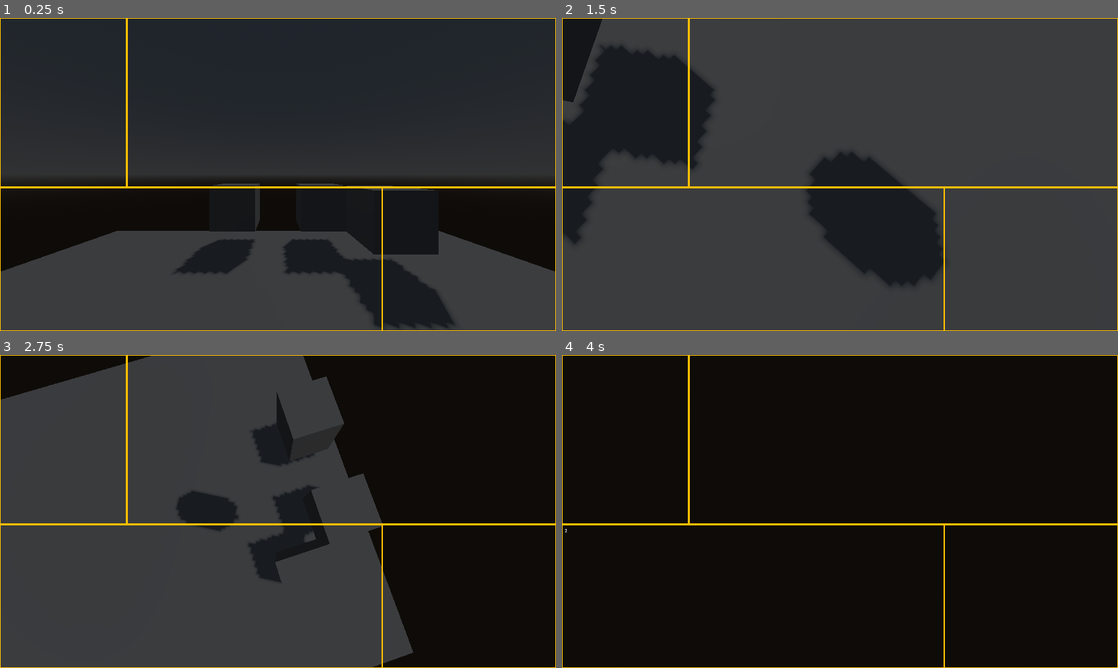
Above: before the commit, frames 1-4 (two rows, left to right).
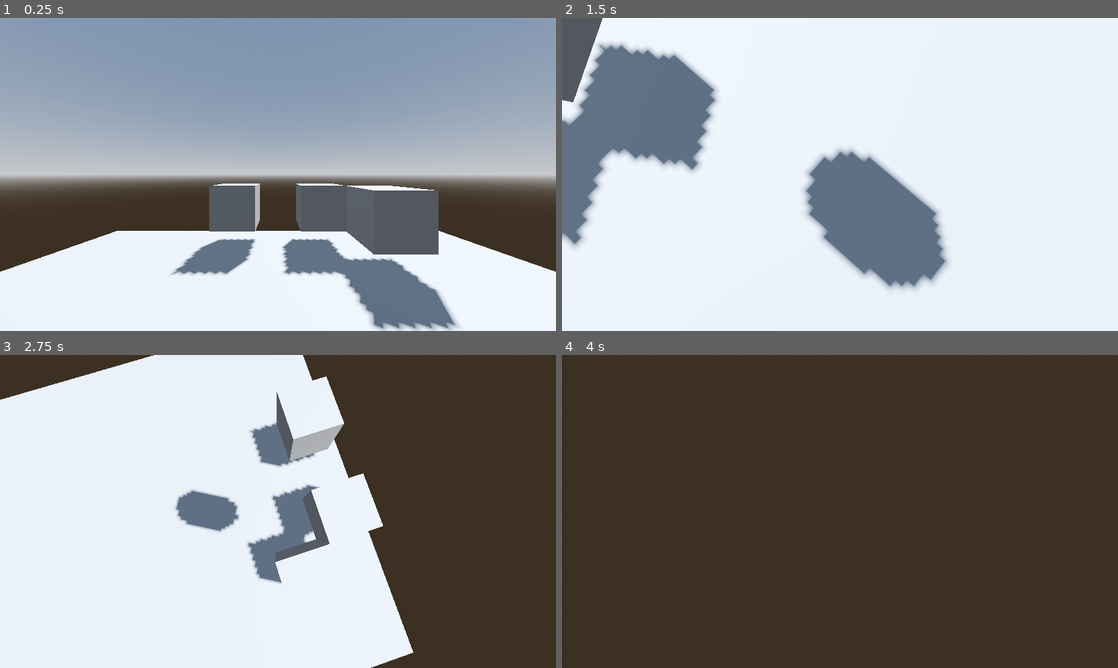
Above: after the commit, the same moments.

Repository: Rain-Gayming/Unnamed-RPG-Game
Game: Godot game, scene res://world/scenes/world_one.tscn
Same seed, same stepped clock (60 frames per second), same inputs: the game is played once before the commit and once after it.
Inputs (mouse positions are in pixels of both pictures, inside the frame that each line leads up to):
- Up to frame 1 (0.25 s): no input
- Up to frame 2 (1.5 s): click (623, 102) at 0.52 s; tap Enter (ui_accept) at 1.25 s; move the mouse to (867, 174) at 1.27 s; hold W (movement_forward) from 1.28 s (still down); tap F (gameplay_interact) at 1.35 s
- Up to frame 3 (2.75 s): keep holding W (movement_forward); tap Space (movement_jump) at 1.52, 2.27 s; move the mouse to (250, 511) at 2.02 s; click (250, 511) at 2.1 s
- Up to frame 4 (4 s): keep holding W (movement_forward); move the mouse to (851, 505) at 2.77 s; tap F (gameplay_interact) at 2.85 s; move the mouse to (834, 517) at 3.52 s; click (834, 517) at 3.6 s; tap Space (movement_jump) at 3.77 s

The runs differ from the first frame. In frame 1, 100% of the frame differs, in the area x 0-100%, y 0-100%; in frame 2, 100%; in frame 3, 100%; in frame 4, 100%.
Error in both runs: Invalid access to property or key 'current_amount' on a base object of type 'Nil'. (res://ui/inventory/scripts/inventory.gd:27)

Commit message:
added pausing

Diff:
--- a/unnamedrpggame/game/scripts/cursor_manager.gd
+++ b/unnamedrpggame/game/scripts/cursor_manager.gd
@@ -3,8 +3,11 @@
 @export var is_in_game: bool = true
 @export var is_paused: bool
 
+func ready():
+	GameManager.cursor_manager = self
+
 func _process(_delta):
-	if is_in_game:
+	if is_in_game and !is_paused:
 		Input.mouse_mode = Input.MOUSE_MODE_CAPTURED
 	else:
 		Input.mouse_mode = Input.MOUSE_MODE_VISIBLE
--- /dev/null
+++ b/unnamedrpggame/game/scripts/game_manager.gd
@@ -0,0 +1,25 @@
+extends Node
+
+@export var menus_open: int
+@export var is_paused: bool
+@export var last_paused: bool
+
+@export_group("references")
+@export var player_camera: Node3D
+
+func _ready():
+    SignalManager.open_menu.connect(menu_opened)
+    SignalManager.close_menu.connect(menu_closed)
+
+func _process(_delta):
+    is_paused = menus_open >= 1
+    if is_paused != last_paused:
+        player_camera.is_paused = is_paused
+        CursorManager.is_paused = is_paused
+        last_paused = is_paused
+
+func menu_opened():
+    menus_open += 1
+
+func menu_closed():
+    menus_open -= 1
--- /dev/null
+++ b/unnamedrpggame/game/scripts/input_taker.gd
@@ -0,0 +1,8 @@
+class_name InputTaker
+extends Node3D
+
+@export var should_pause: bool
+@export var can_take_inputs: bool
+
+func _ready():
+	GameManager.input_takers.append(self)
--- a/unnamedrpggame/game/scripts/signal_manager.gd
+++ b/unnamedrpggame/game/scripts/signal_manager.gd
@@ -1,7 +1,14 @@
 extends Node
 
 signal add_to_player_inventory(item)
+signal open_menu
+signal close_menu
 
 func emit_add_to_player_inventory(item: InventoryItem):
     print("emitting")
     add_to_player_inventory.emit(item)
+
+func emit_close_menu():
+    close_menu.emit()
+func emit_open_menu():
+    open_menu.emit()
--- a/unnamedrpggame/player/scripts/player_camera.gd
+++ b/unnamedrpggame/player/scripts/player_camera.gd
@@ -1,8 +1,13 @@
 extends Node3D
+
+@export var is_paused: bool
 
 @export_group("references")
 @export var look_rot: Vector2
 @export var player_body: Node3D
+
+func _ready():
+	GameManager.player_camera = self
 
 func _physics_process(_delta: float):
 	player_body.rotation_degrees.y = look_rot.y
@@ -10,6 +15,9 @@
 
 
 func _input(event):
+	if is_paused:
+		return
+
 	if event is InputEventMouseMotion:
 		if Settings.invert_x:
 			look_rot.x += (event.relative.y * Settings.x_sensitivity)
--- a/unnamedrpggame/project.godot
+++ b/unnamedrpggame/project.godot
@@ -23,6 +23,7 @@
 Settings="*res://game/scripts/settings.gd"
 CursorManager="*res://game/scripts/cursor_manager.gd"
 SignalManager="*res://game/scripts/signal_manager.gd"
+GameManager="*res://game/scripts/game_manager.gd"
 
 [display]
 
@@ -82,6 +83,11 @@
 "events": [Object(InputEventKey,"resource_local_to_scene":false,"resource_name":"","device":-1,"window_id":0,"alt_press …(192 unchanged characters)…
 ]
 }
+ui_tab={
+"deadzone": 0.5,
+"events": [Object(InputEventKey,"resource_local_to_scene":false,"resource_name":"","device":-1,"window_id":0,"alt_pressed":false,"shift_pressed":false,"ctrl_pressed":false,"meta_pressed":false,"pressed":false,"keycode":0,"physical_keycode":4194306,"key_label":0,"unicode":0,"location":0,"echo":false,"script":null)
+]
+}
 
 [rendering]
 
--- a/unnamedrpggame/ui/inventory/scripts/player_inventory.gd
+++ b/unnamedrpggame/ui/inventory/scripts/player_inventory.gd
@@ -2,8 +2,3 @@
 
 func _ready():
     SignalManager.add_to_player_inventory.connect(add_item)
-    print("connected")
-
-func p_add_item(item: InventoryItem):
-    print("signal called")
-    add_item(item)
--- a/unnamedrpggame/ui/menu_manager.gd
+++ b/unnamedrpggame/ui/menu_manager.gd
@@ -2,6 +2,17 @@
 extends Control
 
 @export var menus: Array[Control]
+@export var visual_controller: Control
+@export var toggle_key: String
+
+func _process(_delta):
+    if Input.is_action_just_pressed(toggle_key):
+        visual_controller.visible = !visual_controller.visible
+
+        if visual_controller.visible:
+            SignalManager.emit_open_menu()
+        else:
+            SignalManager.emit_close_menu()
 
 func set_on_top(to_set: Control):
     for menu in menus:
--- a/unnamedrpggame/ui/scenes/main_ui_test.tscn
+++ b/unnamedrpggame/ui/scenes/main_ui_test.tscn
@@ -45,3 +45,8 @@
 offset_right = 360.0
 offset_bottom = 540.0
 menu_manager = NodePath("..")
+
+[node name="visual_controller" type="Control" parent="."]
+anchors_preset = 0
+offset_right = 40.0
+offset_bottom = 40.0
--- a/unnamedrpggame/ui/scenes/player_ui.tscn
+++ b/unnamedrpggame/ui/scenes/player_ui.tscn
@@ -1,10 +1,60 @@
-[gd_scene load_steps=3 format=3 uid="uid://crl3kfuuyud7"]
+[gd_scene load_steps=5 format=3 uid="uid://crl3kfuuyud7"]
 
-[ext_resource type="PackedScene" uid="uid://dh8twu4jr1bw8" path="res://ui/scenes/main_ui_test.tscn" id="1_ixp4u"]
+[ext_resource type="Script" path="res://ui/menu_manager.gd" id="1_d28io"]
 [ext_resource type="Script" path="res://ui/inventory/scripts/player_inventory.gd" id="2_ff43d"]
+[ext_resource type="PackedScene" uid="uid://b25i31r51qafw" path="res://ui/controllable_ui/scenes/controlable_menu.tscn" id="3_5dgi3"]
+[ext_resource type="PackedScene" uid="uid://y6volqeh44bh" path="res://ui/inventory/scenes/inventory.tscn" id="4_2qscx"]
 
-[node name="player_ui" instance=ExtResource("1_ixp4u")]
+[node name="player_ui" type="Control" node_paths=PackedStringArray("menus", "visual_controller")]
+layout_mode = 3
+anchors_preset = 15
+anchor_right = 1.0
+anchor_bottom = 1.0
+grow_horizontal = 2
+grow_vertical = 2
+script = ExtResource("1_d28io")
+menus = [NodePath("visual_controller/inventory"), NodePath("visual_controller/sheet"), NodePath("visual_controller/magic"), NodePath("visual_controller/map")]
+visual_controller = NodePath("visual_controller")
+toggle_key = "ui_tab"
 
-[node name="inventorys" type="Node" parent="." index="4" node_paths=PackedStringArray("inventory_ui")]
+[node name="inventorys" type="Node" parent="." node_paths=PackedStringArray("inventory_ui")]
 script = ExtResource("2_ff43d")
-inventory_ui = NodePath("../inventory")
+inventory_ui = NodePath("../visual_controller/inventory")
+
+[node name="visual_controller" type="Control" parent="."]
+visible = false
+anchors_preset = 0
+offset_right = 40.0
+offset_bottom = 40.0
+
+[node name="sheet" parent="visual_controller" node_paths=PackedStringArray("menu_manager") instance=ExtResource("3_5dgi3")]
+layout_mode = 1
+offset_left = -20.0
+offset_top = -20.0
+offset_right = 417.0
+offset_bottom = 565.0
+menu_manager = NodePath("../..")
+
+[node name="magic" parent="visual_controller" node_paths=PackedStringArray("menu_manager") instance=ExtResource("3_5dgi3")]
+layout_mode = 1
+offset_left = 1300.0
+offset_top = 565.0
+offset_right = 1900.0
+offset_bottom = 1060.0
+menu_manager = NodePath("../..")
+
+[node name="map" parent="visual_controller" node_paths=PackedStringArray("menu_manager") instance=ExtResource("3_5dgi3")]
+layout_mode = 1
+offset_left = 418.0
+offset_top = -20.0
+offset_right = 1900.0
+offset_bottom = 565.0
+menu_manager = NodePath("../..")
+
+[node name="inventory" parent="visual_controller" node_paths=PackedStringArray("menu_manager") instance=ExtResource("4_2qscx")]
+layout_mode = 1
+offset_left = -20.0
+offset_top = 565.0
+offset_right = 1300.0
+offset_bottom = 1060.0
+menu_manager = NodePath("../..")
Not shown: 1 places in unnamedrpggame/ui/scenes/main_ui_test.tscn that only renumber resources
